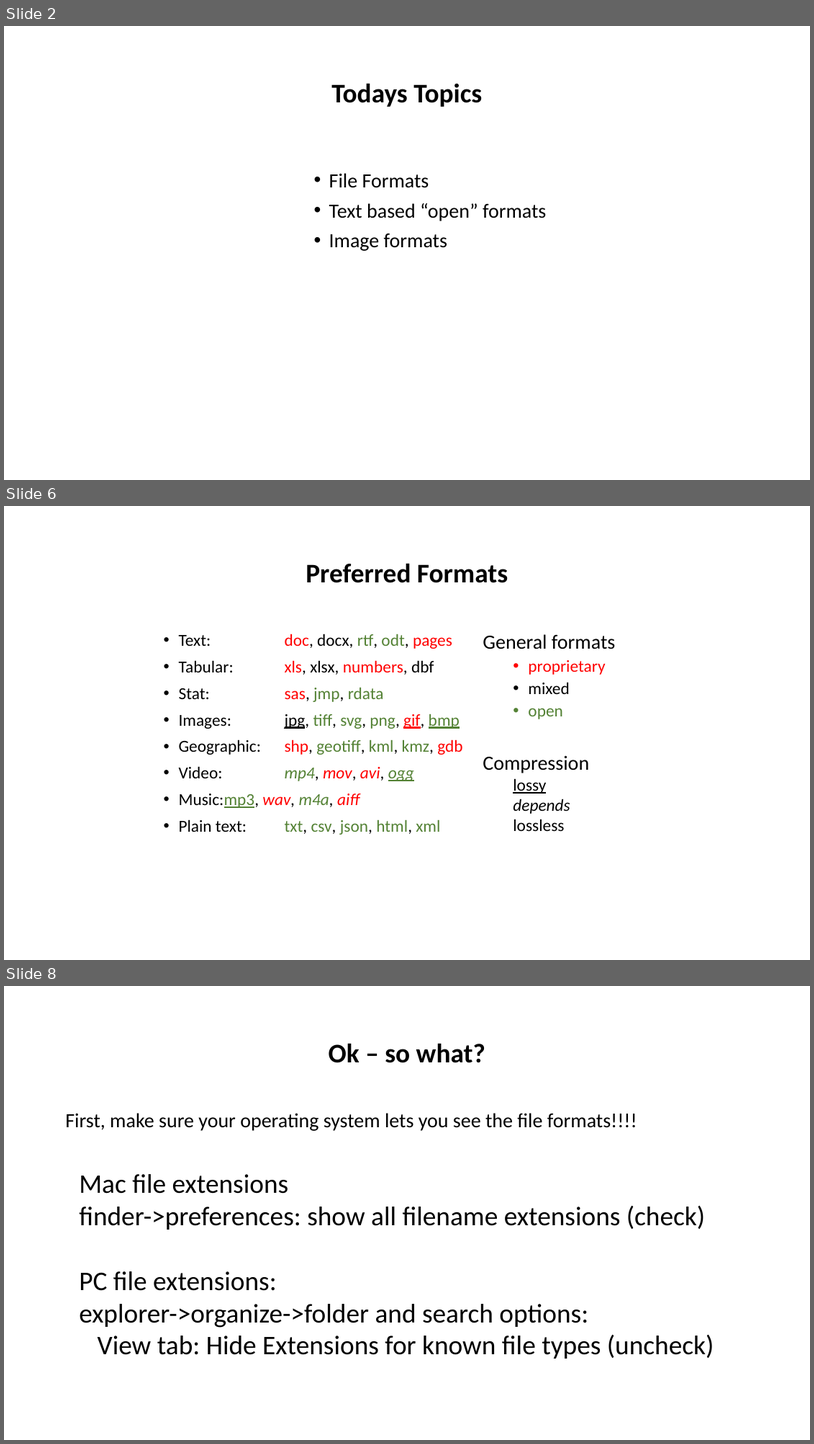
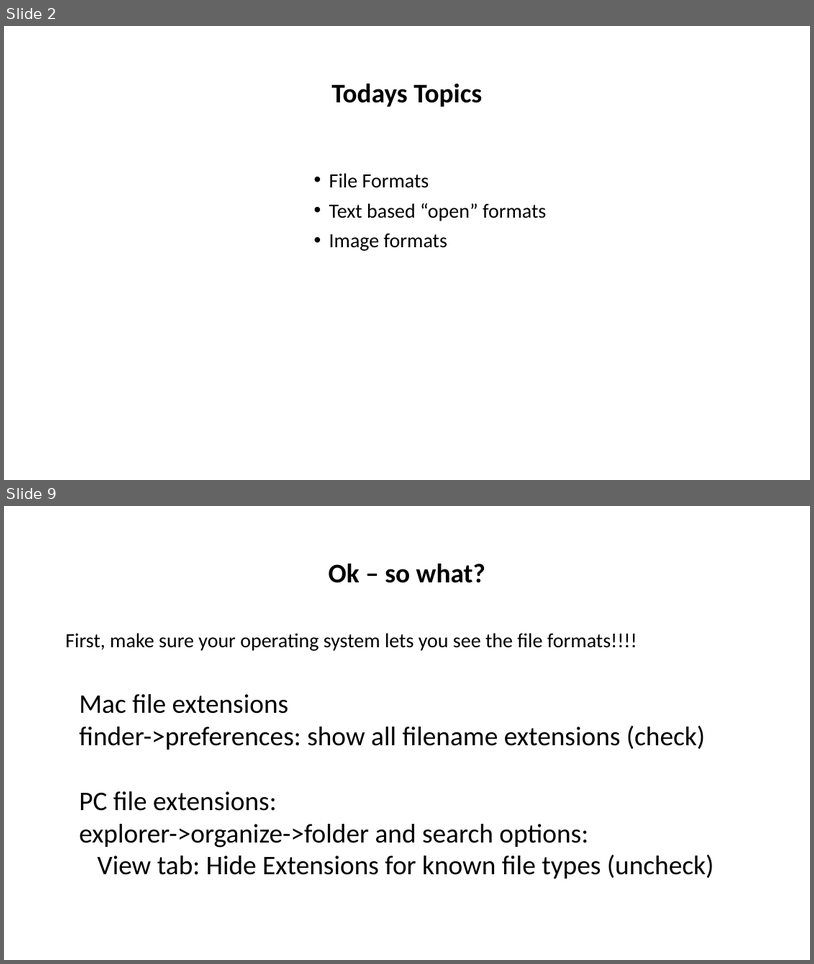
Before and after one commit to tibbben/teaching.data.literacy, a slide deck: UM_DataManagementClass/Lessons/03/03_secondMeeting.pptx. Shown one above the other, each under a label of ours: slides 2, 6 and 8 before the commit, slides 2 and 9 after it; the slides between them are not shown. The pictures are 814x1444 and 814x964 pixels, drawn with LibreOffice and Linux fonts; fonts in the diff are those of the drawing. Boxes give left, top, right and bottom in pixels: in the first picture for what was removed or moved away, otherwise in the second. Text is boxed around its words. In the diff, an @@ line names an element or a change of style, - is before the commit and + after.

```diff
--- a/UM_DataManagementClass/Lessons/03/03_secondMeeting.pptx
+++ b/UM_DataManagementClass/Lessons/03/03_secondMeeting.pptx
@@ slide 6 removed at <box>4,506,810,960</box>, background #FFFFFF @@
@@ title removed at <box>306,563,508,583</box> @@
-Preferred Formats
@@ text removed at <box>179,633,463,834</box> @@
-• Text: doc, docx, rtf, odt, pages
-• Tabular: xls, xlsx, numbers, dbf
-• Stat: sas, jmp, rdata
-• Images: jpg, tiff, svg, png, gif, bmp
-• Geographic: shp, geotiff, kml, kmz, gdb
-• Video: mp4, mov, avi, ogg
-• Music: mp3, wav, m4a, aiff
-• Plain text: txt, csv, json, html, xml
@@ text removed at <box>483,634,615,719</box> @@
-General formats
-  • proprietary
-  • mixed
-  • open
@@ text removed at <box>483,755,589,831</box> @@
-Compression
-  lossy
-  depends
-  lossless
@@ what was slide 8 is now slide 9 @@
```
Also in this commit, not shown: 4 slides changed, 2 slides added, 1 other file.
